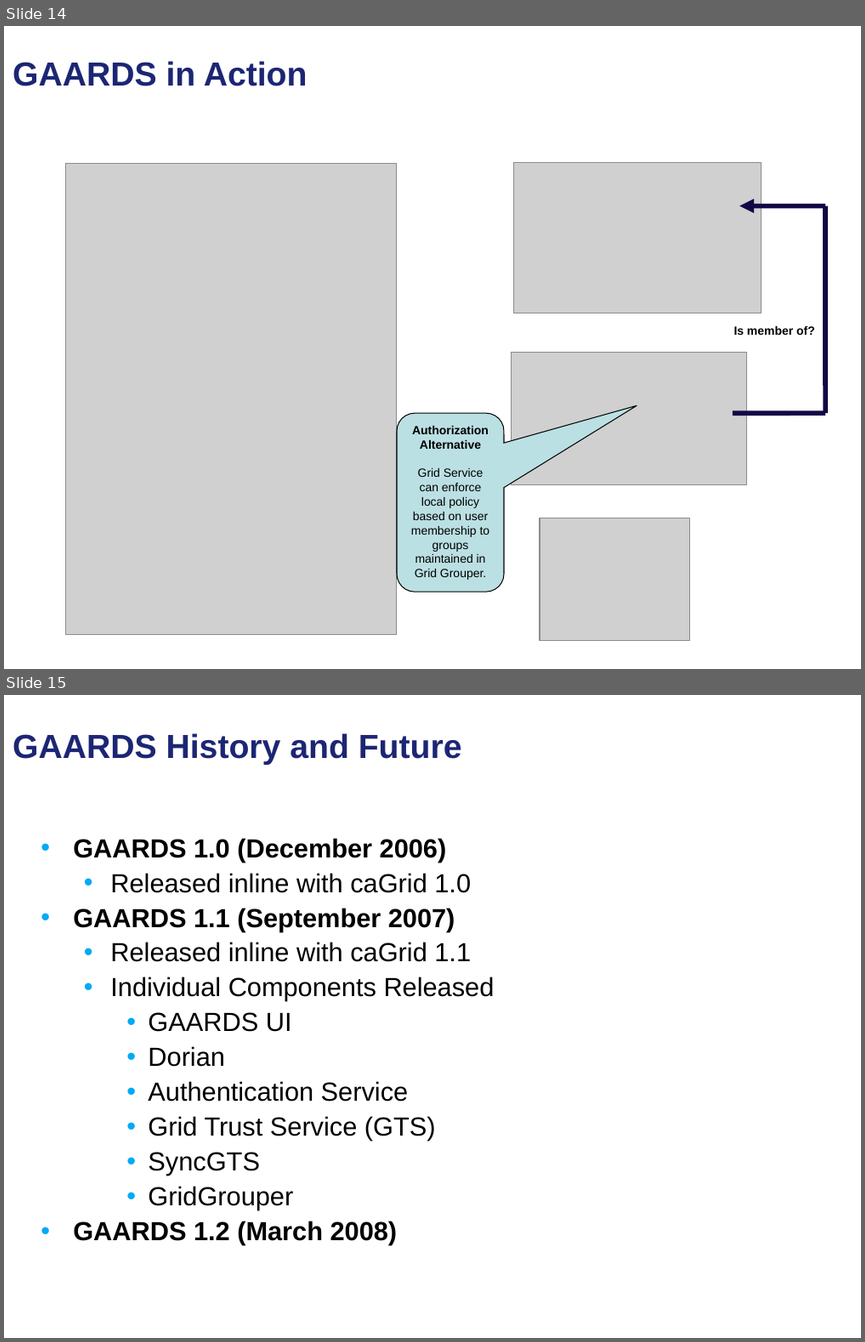
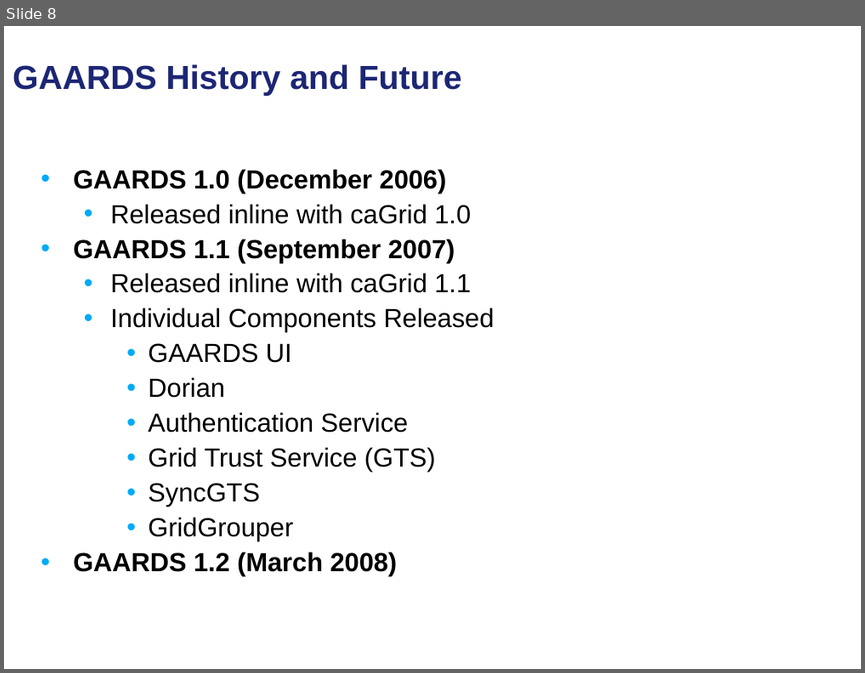
Before and after one commit to NCIP/cagrid-portal, a slide deck: cagrid-1-0/Documentation/presentations/security/gaards-arch-vcde-f2f-january-2008.ppt. Shown one above the other, each under a label of ours: slides 14 and 15 before the commit, slide 8 after it. The pictures are 865x1342 and 865x673 pixels, drawn with LibreOffice and Linux fonts; fonts in the diff are those of the drawing; grey boxes stand for pictures; background and template pictures are left out. Boxes give left, top, right and bottom in pixels: in the first picture for what was removed or moved away, otherwise in the second. Text is boxed around its words. In the diff, an @@ line names an element or a change of style, - is before the commit and + after.

```diff
--- a/cagrid-1-0/Documentation/presentations/security/gaards-arch-vcde-f2f-january-2008.ppt
+++ b/cagrid-1-0/Documentation/presentations/security/gaards-arch-vcde-f2f-january-2008.ppt
@@ slide 14 removed at (4,26,861,669), background picture (left out) @@
@@ title removed at (12,61,307,86) @@
-GAARDS in Action
@@ picture removed at (66,163,398,635) @@
@@ picture removed at (514,162,761,313) @@
@@ arrow removed from (825, 206) to (739, 206) @@
@@ line removed from (825, 206) to (825, 414) @@
@@ text removed at (734,326,815,335) @@
-Is member of?
@@ picture removed at (511,352,747,484) @@
@@ rounded speech box removed at (397,414,504,591) @@
-Authorization
-Alternative
-Grid Service can enforce local policy based on user membership to groups maintained in Grid Grouper.
@@ line removed from (825, 414) to (732, 414) @@
@@ picture removed at (540,518,689,641) @@
@@ what was slide 15 is now slide 8 @@
```
Also in this commit, not shown: 6 other slides removed.
